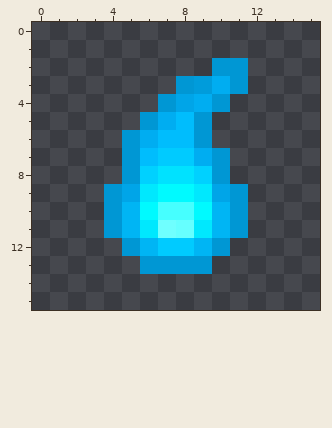
Two states of a pixel-art sprite, src/main/resources/items/soulcoreitem.png. Above, as it was before the edit.
The file is 32x32 pixels, drawn in blocks of 2x2; one block is one cell here. Colours within 5 levels of each other are drawn and written as one.
After:
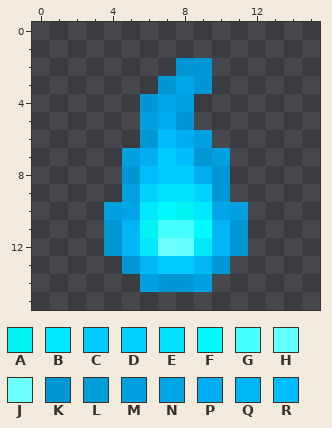
Palette (. is transparent): A #00f2f2  B #00e8fe  C #00cbff  D #00d1ff  E #00e2ff  F #00faff  G #46ffff  H #66ffff  J #6fffff  K #0097d4  L #009cdb  M #00a0e1  N #00a5e8  P #00adf1  Q #00b5f4  R #00bdfd
Diff:
Changed rows in their new state; - is an unchanged pixel.
first column x 4:
 2 ----KK..
 3 ---KNK..
 4 --KNM..-
 5 --M-K.--
 6 -.K-PM--
 7 -MP-RKM-
 8 --RCCP--
 9 .MDEEDK.
10 MNBFABNM
11 --AGGF--
12 KQBJHBQK
13 -KQCCQK-
14 --MKKM--
